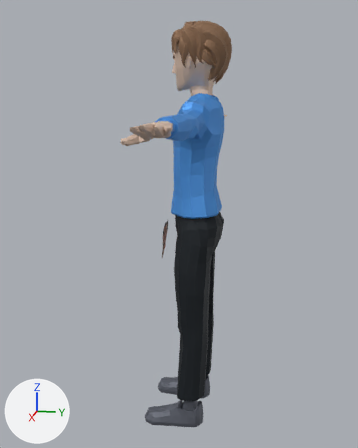
A saved change to the glTF model assets/characters/Jacob.glb.
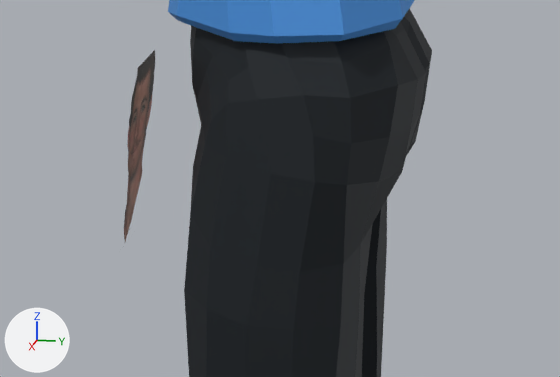
Each version appears first whole from a 50 mm lens placed at (2.231, 0.303, 1.522), pointed at (0.003, -0.143, 0.965), and next in a close-up on the part from 38% to 70% of the width and 47% to 64% of the height. Every picture has the same lights, and +X, +Y and +Z are marked at lower left. The first two pictures are the older version. Where no turn or scale is listed for an object, it has been applied to the vertices. Vertices at exactly the same position are counted once.

The first close-up shows 'JacobFace', 'Suit_Body', 'Suit_Legs'.
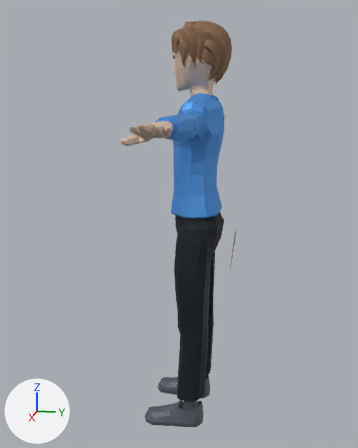
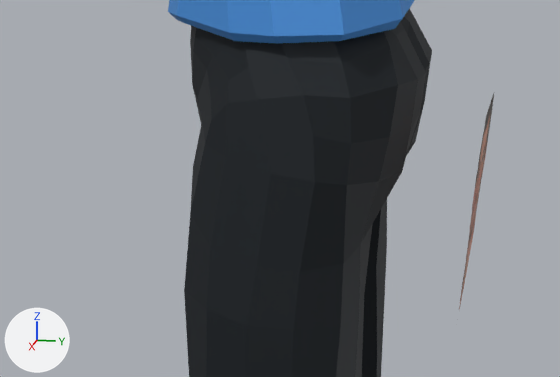
Where the change shows, as pixel boxes (x1, y1, x2, y2) in the close-ups (560 x 377 px):
'JacobFace', reshaped, moved: before (124, 50, 155, 242); after (459, 94, 494, 310)

The change in detail:
me_plane is used by ob_jacobface; location (-0.002, -0.213, 0.881).
me_plane had 4 vertices, 2 faces and spanned x -0.073..0.073, y -0.011..0.011, z -0.093..0.093.
me_plane now has 4 vertices, 2 faces and spans x -0.089..0.089, y -0.012..0.012, z -0.104..0.104.
Part 1, on me_plane:
Vertex 0 of me_plane moves from (-0.072, 0.01, 0.093) to (-0.088, 0.011, 0.104).
Vertex 1 of me_plane moves from (0.073, 0.011, 0.092) to (0.089, 0.012, 0.103).
Vertex 2 of me_plane moves from (-0.073, -0.011, -0.092) to (-0.089, -0.012, -0.103).
Vertex 3 of me_plane moves from (0.072, -0.01, -0.093) to (0.088, -0.011, -0.104).
Object 'JacobFace' (ob_jacobface) moves from (-0.002, -0.213, 0.881) to (-0.004, 0.113, 0.843).
